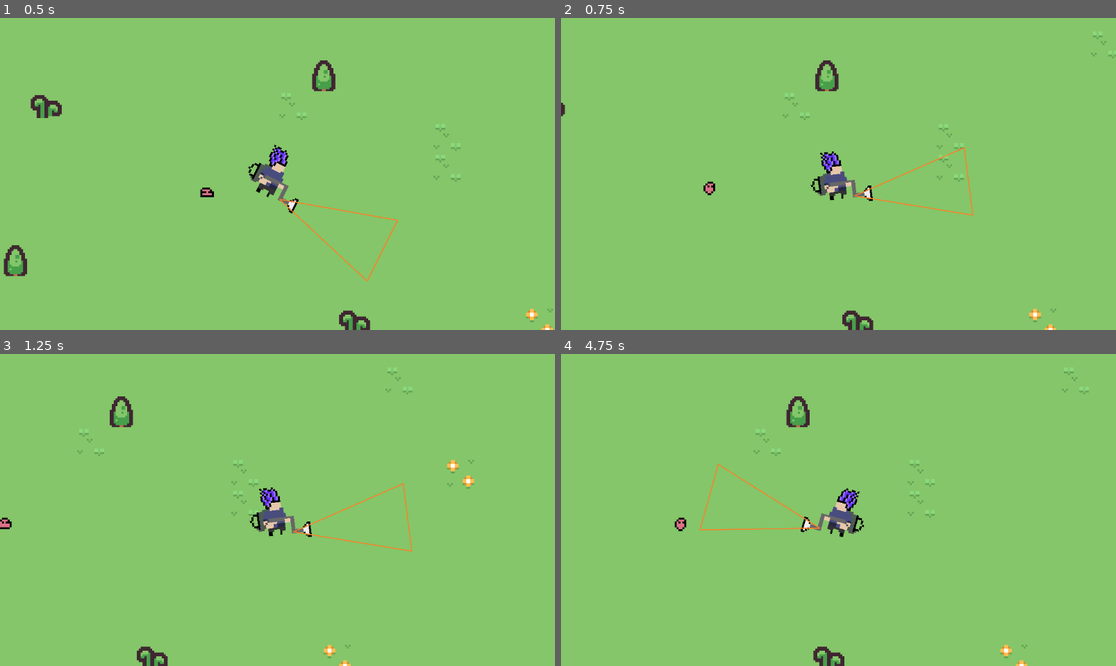
Above: before the commit, frames 1-4 (two rows, left to right).
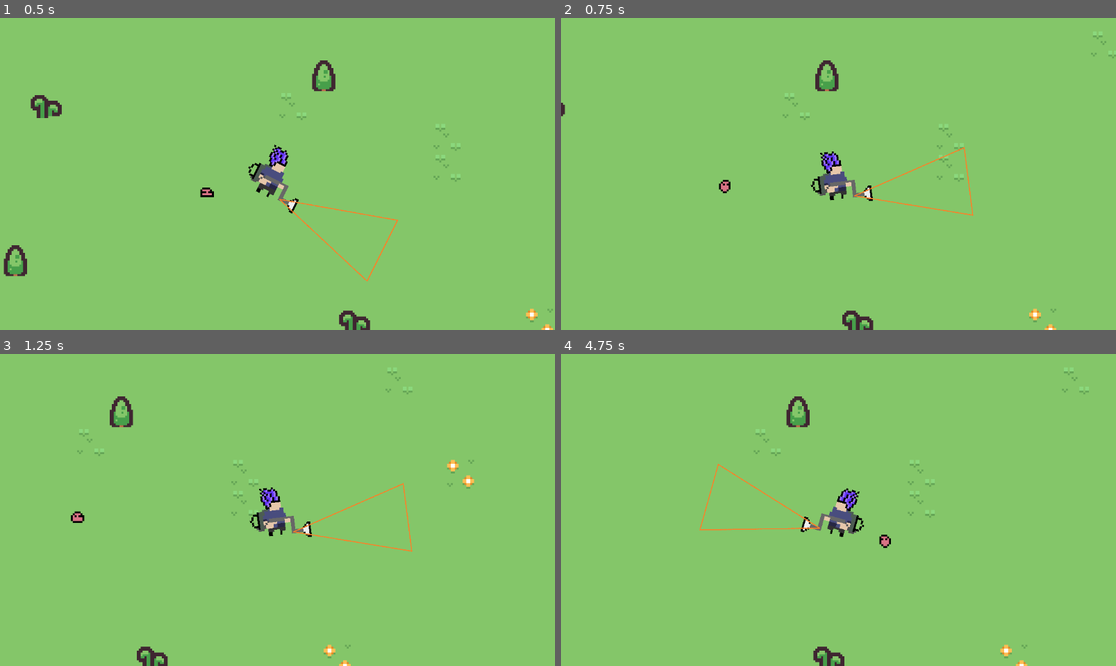
Above: after the commit, the same moments.

Repository: VMormoris/tinycreatures
Game: Godot game, scene res://Scenes/MainScene.tscn
Same seed, same stepped clock (60 frames per second), same inputs: the game is played once before the commit and once after it.
Inputs (mouse positions are in pixels of both pictures, inside the frame that each line leads up to):
- Up to frame 1 (0.5 s): no input
- Up to frame 2 (0.75 s): move the mouse to (960, 158) at 0.52 s; press the mouse at (960, 158) at 0.53 s; hold D (Right) from 0.53 s (still down)
- Up to frame 3 (1.25 s): keep holding D (Right)
- Up to frame 4 (4.75 s): move the mouse to (727, 525) at 1.27 s; release D (Right) at 1.28 s; release the mouse at (727, 525) at 1.28 s; hold S (Down) 1.28-2.03 s; click (727, 525) at 1.35 s; move the mouse to (894, 441) at 2.02 s; press the mouse at (894, 441) at 2.03 s; hold D (Right) 2.03-2.78 s; move the mouse to (810, 572) at 2.77 s; release the mouse at (810, 572) at 2.78 s; hold W (Up) 2.78-3.53 s; click (810, 572) at 2.85 s; move the mouse to (1005, 556) at 3.52 s; press the mouse at (1005, 556) at 3.53 s; hold A (Left) from 3.53 s (still down); move the mouse to (672, 463) at 4.27 s; release the mouse at (672, 463) at 4.28 s; click (672, 463) at 4.35 s

Frame 1 is identical in both runs. In frame 2, 0.1% of the frame differs, in the area x 25-31%, y 51-57%; in frame 3, 0.1%; in frame 4, 0.2%, in the area x 20-60%, y 52-63%.

Commit message:
Day and night with spawns

Diff:
--- a/Nodes/Player.tscn
+++ b/Nodes/Player.tscn
@@ -191,7 +191,6 @@
 
 [node name="AudioStreamPlayer2D" type="AudioStreamPlayer2D" parent="."]
 stream = ExtResource("7_vsxnt")
-bus = &"SFX"
 
 [connection signal="area_shape_entered" from="Hitbox" to="." method="_on_hitbox_area_shape_entered"]
 [connection signal="area_entered" from="VacumPivot/Sprite2D/Vacuum" to="." method="_on_area_2d_area_entered"]
--- a/Scenes/test.tscn
+++ b/Scenes/test.tscn
@@ -1,10 +1,64 @@
-[gd_scene load_steps=6 format=3 uid="uid://d27ke7a8nupae"]
+[gd_scene load_steps=10 format=3 uid="uid://d27ke7a8nupae"]
 
 [ext_resource type="PackedScene" uid="uid://bp8onyfnkd0wt" path="res://Nodes/MainMap.tscn" id="1_ia3pn"]
 [ext_resource type="Script" path="res://Scripts/GameManager.gd" id="1_u1rcp"]
 [ext_resource type="PackedScene" uid="uid://bk2148vs0iis6" path="res://Nodes/Enemy.tscn" id="2_21i01"]
 [ext_resource type="PackedScene" uid="uid://cjhgksjbc0fuu" path="res://Nodes/Player.tscn" id="3_ijue1"]
 [ext_resource type="Script" path="res://Scripts/CameraController.gd" id="4_en7fd"]
+
+[sub_resource type="Animation" id="Animation_ybg14"]
+resource_name = "DayTransition"
+length = 2.0
+tracks/0/type = "value"
+tracks/0/imported = false
+tracks/0/enabled = true
+tracks/0/path = NodePath(".:color")
+tracks/0/interp = 1
+tracks/0/loop_wrap = true
+tracks/0/keys = {
+"times": PackedFloat32Array(0, 1, 2),
+"transitions": PackedFloat32Array(1, 1, 1),
+"update": 0,
+"values": [Color(1, 1, 1, 1), Color(0.67069, 0.67069, 0.67069, 1), Color(0.362829, 0.362829, 0.362829, 1)]
+}
+
+[sub_resource type="Animation" id="Animation_p07b2"]
+length = 0.001
+tracks/0/type = "value"
+tracks/0/imported = false
+tracks/0/enabled = true
+tracks/0/path = NodePath(".:color")
+tracks/0/interp = 1
+tracks/0/loop_wrap = true
+tracks/0/keys = {
+"times": PackedFloat32Array(0),
+"transitions": PackedFloat32Array(1),
+"update": 0,
+"values": [Color(1, 1, 1, 1)]
+}
+
+[sub_resource type="Animation" id="Animation_q1lje"]
+resource_name = "NightTransition"
+length = 2.0
+tracks/0/type = "value"
+tracks/0/imported = false
+tracks/0/enabled = true
+tracks/0/path = NodePath(".:color")
+tracks/0/interp = 1
+tracks/0/loop_wrap = true
+tracks/0/keys = {
+"times": PackedFloat32Array(0, 1, 2),
+"transitions": PackedFloat32Array(1, 1, 1),
+"update": 0,
+"values": [Color(0.381703, 0.381703, 0.381703, 1), Color(0.572988, 0.572988, 0.572988, 1), Color(1, 1, 1, 1)]
+}
+
+[sub_resource type="AnimationLibrary" id="AnimationLibrary_26tyy"]
+_data = {
+"DayTransition": SubResource("Animation_ybg14"),
+"NightTransition": SubResource("Animation_q1lje"),
+"RESET": SubResource("Animation_p07b2")
+}
 
 [node name="Test" type="Node2D"]
 script = ExtResource("1_u1rcp")
@@ -20,8 +74,6 @@
 zoom = Vector2(4, 4)
 script = ExtResource("4_en7fd")
 
-[node name="AudioListener2D" type="AudioListener2D" parent="Camera2D"]
-
 [node name="Player" parent="." instance=ExtResource("3_ijue1")]
 unique_name_in_owner = true
 position = Vector2(-16, -8)
@@ -30,6 +82,18 @@
 wait_time = 5.0
 autostart = true
 
+[node name="CanvasModulate" type="CanvasModulate" parent="."]
+
+[node name="AnimationPlayer" type="AnimationPlayer" parent="CanvasModulate"]
+libraries = {
+"": SubResource("AnimationLibrary_26tyy")
+}
+
+[node name="Day_Night" type="Timer" parent="."]
+wait_time = 15.0
+autostart = true
+
 [connection signal="capture" from="Player" to="Enemy" method="_on_player_capture"]
 [connection signal="release" from="Player" to="Enemy" method="_on_player_release"]
 [connection signal="timeout" from="SlimeTimer" to="." method="_on_slime_timer_timeout"]
+[connection signal="timeout" from="Day_Night" to="." method="_on_day_night_timeout"]
--- a/Scripts/EnemyController.gd
+++ b/Scripts/EnemyController.gd
@@ -12,7 +12,7 @@
 
 @export var SPEED: float = 60.0
 @export var JUMP_VELOCIY: float = -10.0
-@export var PERSONALITY: ATTITUDE = ATTITUDE.Passive
+@export var PERSONALITY: ATTITUDE = ATTITUDE.Agressive
 
 @onready var sr: AnimatedSprite2D = $AnimatedSprite2D
 var player: CharacterBody2D = null
--- a/Scripts/GameManager.gd
+++ b/Scripts/GameManager.gd
@@ -5,6 +5,9 @@
 @export var range: int = 200
 
 @onready var player: CharacterBody2D = %Player
+
+var day = true
+var date = 0
 
 # Called when the node enters the scene tree for the first time.
 func _ready() -> void:
@@ -17,19 +20,31 @@
 
 
 func _on_slime_timer_timeout() -> void:
-	for i in enemies:
-		var slime = slime_scene.instantiate()
-		var radians = 2 * PI / enemies * i
+	if day:
+		for i in enemies:
+			var slime = slime_scene.instantiate()
+			var radians = 2 * PI / enemies * i
 
-		var vertical = sin(radians)
-		vertical *= randf_range(1.1,1.5)
-		var horizontal = cos(radians)
-		horizontal *= randf_range(1.1,1.5)
-		var spawndir = Vector2(horizontal, vertical)
+			var vertical = sin(radians)
+			vertical *= randf_range(1.1,1.5)
+			var horizontal = cos(radians)
+			horizontal *= randf_range(1.1,1.5)
+			var spawndir = Vector2(horizontal, vertical)
 
-		var spawnpos = player.position + spawndir * range
-		#print(spawnpos)
+			var spawnpos = player.position + spawndir * range
+			#print(spawnpos)
 
-		slime.position = spawnpos
-		slime.player = player
-		add_child(slime)
+			slime.position = spawnpos
+			slime.player = player
+			add_child(slime)
+
+
+func _on_day_night_timeout() -> void:
+	var canvas = $CanvasModulate/AnimationPlayer
+	if day:
+		canvas.play("DayTransition")
+		day = false
+	else:
+		canvas.play("NightTransition")
+		day = true
+		date += 1
